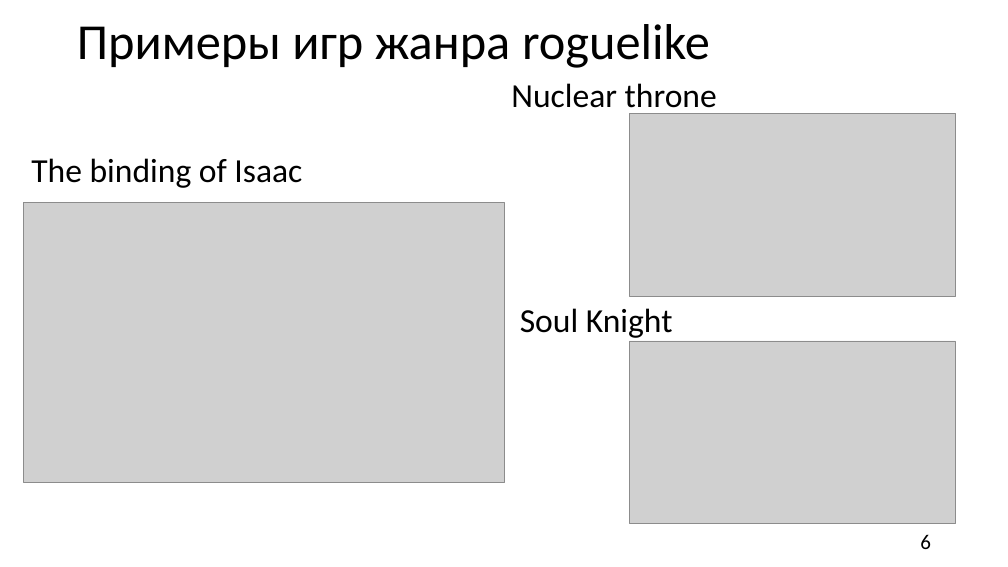
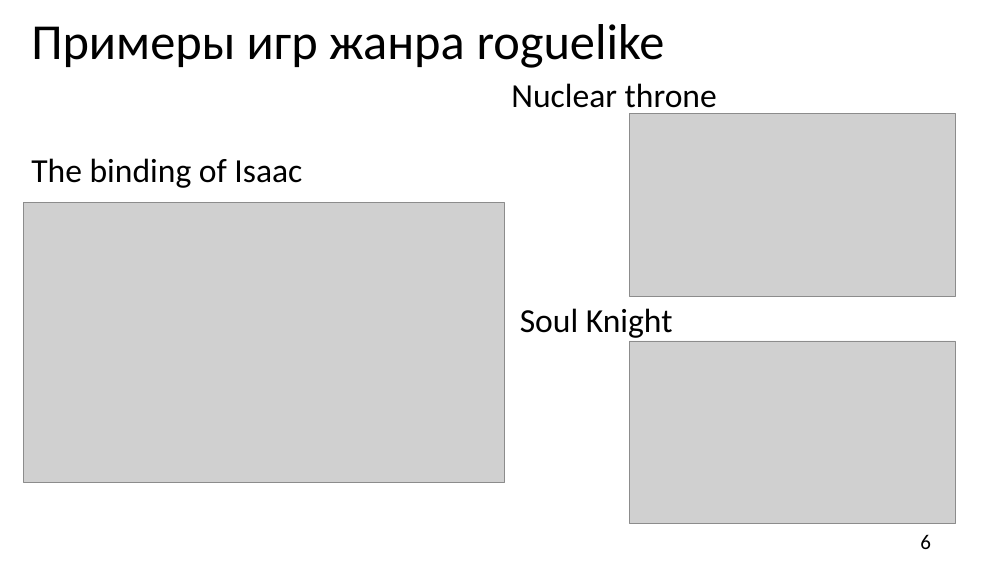
Before and after one commit to TiltInteractive/The-game-Resperation-, a slide deck: slide 6 of Б9121-09.03.03пикд_команда_4_презентация.pptx. Drawn at 1008x567 pixels with LibreOffice and Linux fonts; fonts in the diff are those of the drawing; grey boxes stand for pictures; background and template pictures are left out. Boxes give left, top, right and bottom in pixels: in the first picture for what was removed or moved away, otherwise in the second. Text is boxed around its words. In the diff, an @@ line names an element or a change of style, - is before the commit and + after.

```diff
--- a/Б9121-09.03.03пикд_команда_4_презентация.pptx
+++ b/Б9121-09.03.03пикд_команда_4_презентация.pptx
@@ title "Примеры игр жанра roguelike": place and size @@
-title "Примеры игр жанра roguelike" at [77, 24, 710, 68]
+title "Примеры игр жанра roguelike" at [31, 24, 665, 68]
```
Also in this commit, not shown: 7 other slides changed, 2 slides removed, 1 other file.
